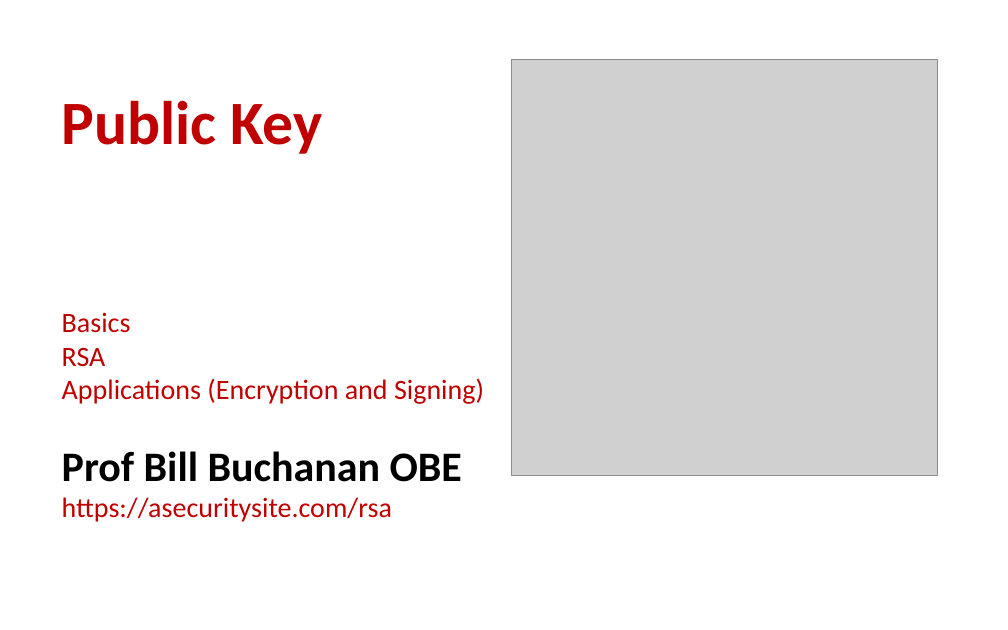
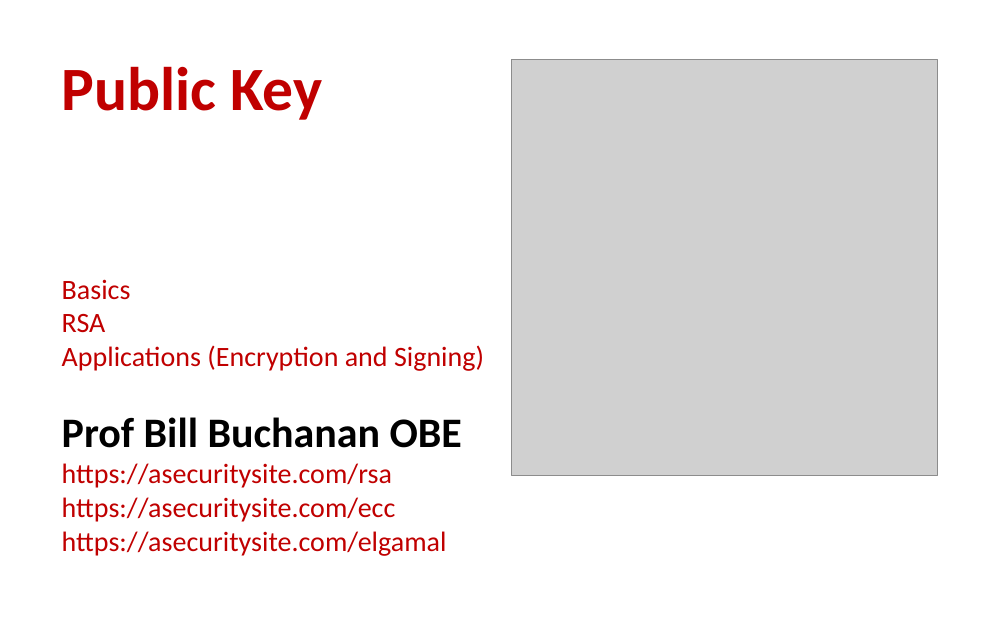
Before and after one commit to billbuchanan/csn09112, a slide deck: slide 15 of week06_public_key/lecture/chapter04_public.ppt (slide 13 before the commit). Drawn at 1008x630 pixels with LibreOffice and Linux fonts; fonts in the diff are those of the drawing; grey boxes stand for pictures. Boxes give left, top, right and bottom in pixels: in the first picture for what was removed or moved away, otherwise in the second. Text is boxed around its words. In the diff, an @@ line names an element or a change of style, - is before the commit and + after.

```diff
--- a/week06_public_key/lecture/chapter04_public.ppt
+++ b/week06_public_key/lecture/chapter04_public.ppt
@@ title at <box>62,279,484,556</box>: text changed @@
-Public Key
-Basics
-RSA
-Applications (Encryption and Signing)
-Prof Bill Buchanan OBE
-https://asecuritysite.com/rsa
+Public Key
+Basics
+RSA
+Applications (Encryption and Signing)
+Prof Bill Buchanan OBE
+https://asecuritysite.com/rsa
+https://asecuritysite.com/ecc
+https://asecuritysite.com/elgamal
```
Also in this commit, not shown: 3 other slides changed, 2 slides added, 1 other file.
